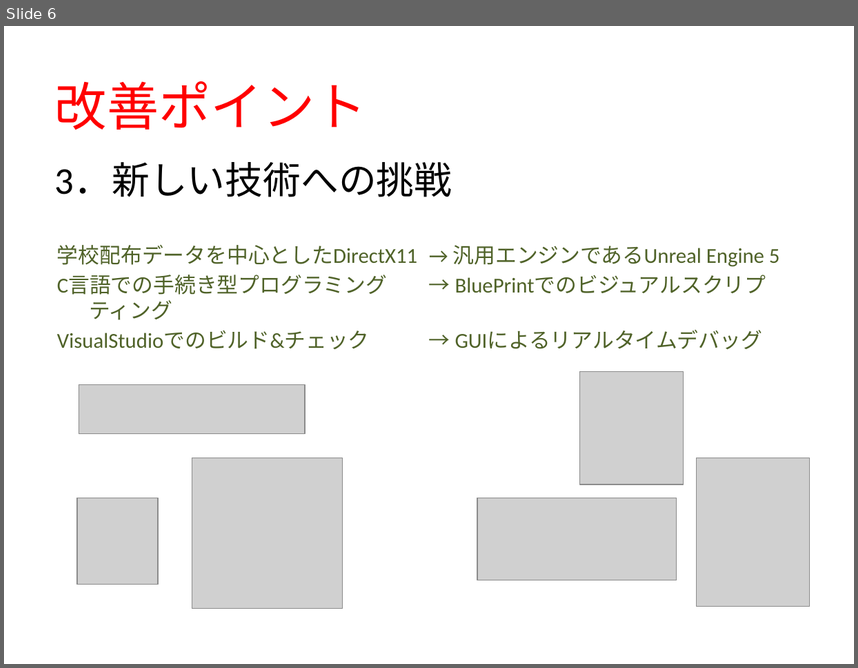
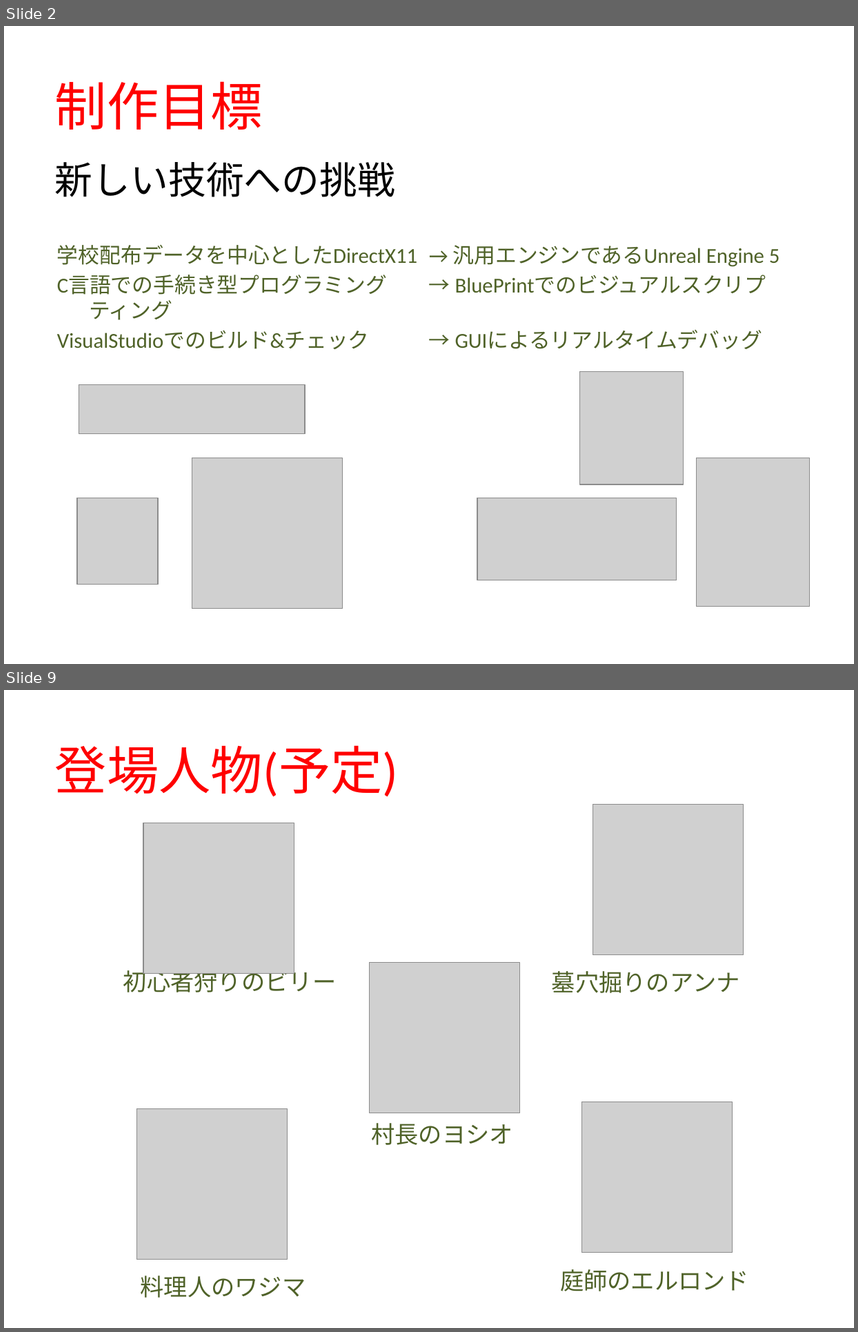
Before and after one commit to POCHOMKIN06/HF21, a slide deck: 企画書4.pptx. Shown one above the other, each under a label of ours: slide 6 before the commit, slides 2 and 9 after it; the slides between them are not shown. The pictures are 858x668 and 858x1332 pixels, drawn with LibreOffice and Linux fonts; fonts in the diff are those of the drawing; grey boxes stand for pictures. Boxes give left, top, right and bottom in pixels: in the first picture for what was removed or moved away, otherwise in the second. Text is boxed around its words. In the diff, an @@ line names an element or a change of style, - is before the commit and + after.

```diff
--- a/企画書4.pptx
+++ b/企画書4.pptx
@@ slide 9 added at box(4, 690, 854, 1328), background #FFFFFF @@
@@ title added at box(55, 745, 399, 797), 44 pt, text #FF0000 @@
+登場人物(予定)
@@ picture added at box(593, 804, 744, 954) @@
@@ picture added at box(143, 822, 294, 973) @@
@@ text added at box(123, 966, 336, 992), 20 pt, text #4F6228 @@
+初心者狩りのビリー
@@ picture added at box(370, 962, 520, 1112) @@
@@ text added at box(552, 971, 740, 993), 20 pt, text #4F6228 @@
+墓穴掘りのアンナ
@@ picture added at box(582, 1101, 733, 1252) @@
@@ picture added at box(136, 1108, 287, 1259) @@
@@ text added at box(371, 1123, 513, 1145), 20 pt, text #4F6228 @@
+村長のヨシオ
@@ text added at box(560, 1269, 749, 1291), 20 pt, text #4F6228 @@
+庭師のエルロンド
@@ text added at box(141, 1275, 306, 1297), 20 pt, text #4F6228 @@
+料理人のワジマ
@@ what was slide 6 is now slide 2 @@
@@ slide 2 changed as well @@
@@ title at box(55, 81, 263, 129): text changed @@
-改善ポイント
+制作目標
@@ text at box(55, 162, 395, 197): text changed @@
-3．新しい技術への挑戦
+新しい技術への挑戦
```
Also in this commit, not shown: 4 other slides changed, 4 other slides added, 2 slides removed, 42 other files.
